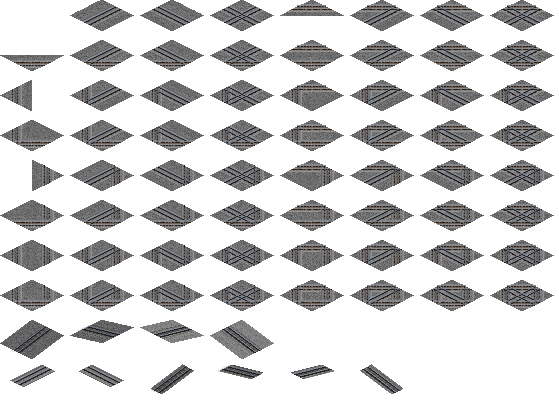
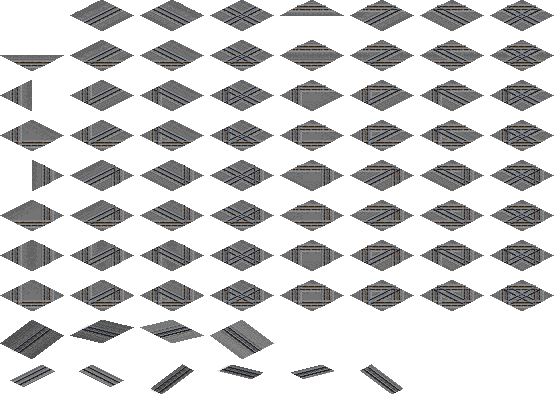
Comparing the layer stacks of the two 559 × 400 images. Changes:
hid "rail_b_shin_conc_full" over [0, 0, 554, 359]
showed "rail_b_shin_slab_full" over [0, 0, 554, 359]
showed "slabs_jp_shin", painted on it over [0, 0, 554, 389]
hid "ballast_jp_shin" over [0, 0, 554, 389]
